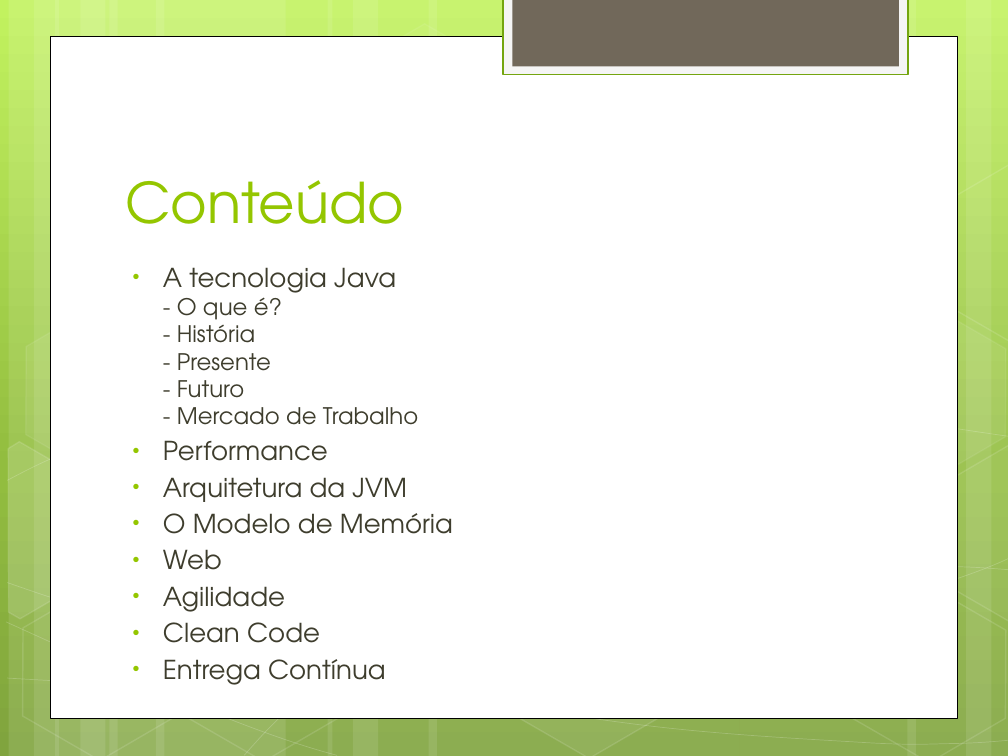
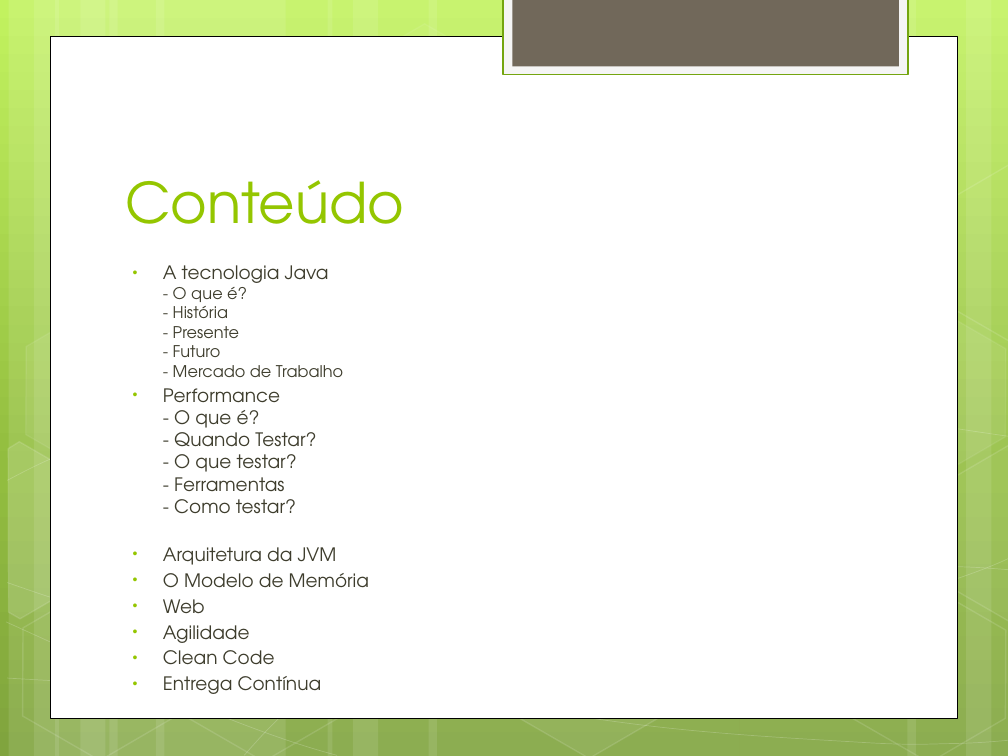
Before and after one commit to daividssilverio/altaperformance, a slide deck: slide 4 of doc/Alta Performance com Java.pptx. Drawn at 1008x756 pixels with LibreOffice and Linux fonts; fonts in the diff are those of the drawing. Boxes give left, top, right and bottom in pixels: in the first picture for what was removed or moved away, otherwise in the second. Text is boxed around its words. In the diff, an @@ line names an element or a change of style, - is before the commit and + after.

Commit message:
doc

```diff
--- a/doc/Alta Performance com Java.pptx
+++ b/doc/Alta Performance com Java.pptx
@@ text at bbox=[163, 265, 369, 694]: size 18.6 to 13.2 pt in "A tecnologia Java", "Arquitetura da JVM", "O Modelo de Memória", "Web" and 3 more places; size 16.3 to 11.6 pt in "- O que é? - História - ..."; less space between paragraphs @@
@@ text at bbox=[163, 388, 316, 513]: text changed; size 18.6 to 13.2 pt @@
-• Performance
+• Performance
+  - O que é?
+  - Quando Testar?
+  - O que testar?
+  - Ferramentas
+  - Como testar?
```
